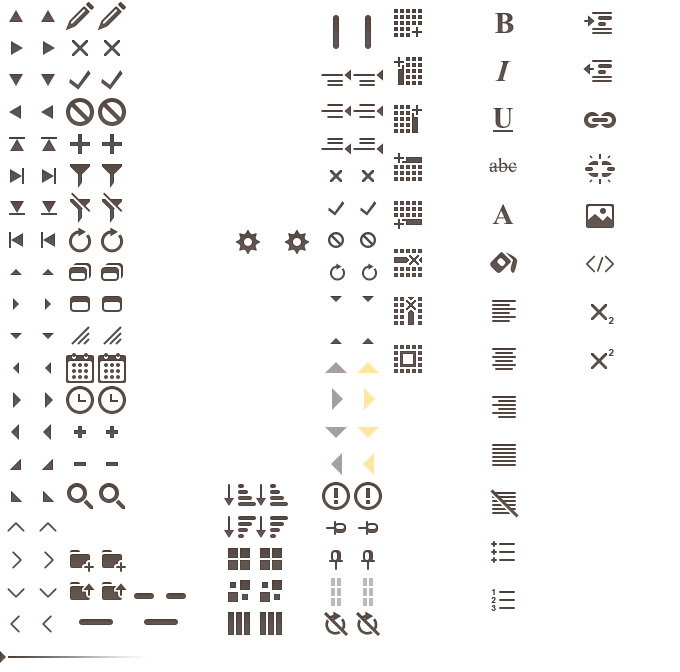
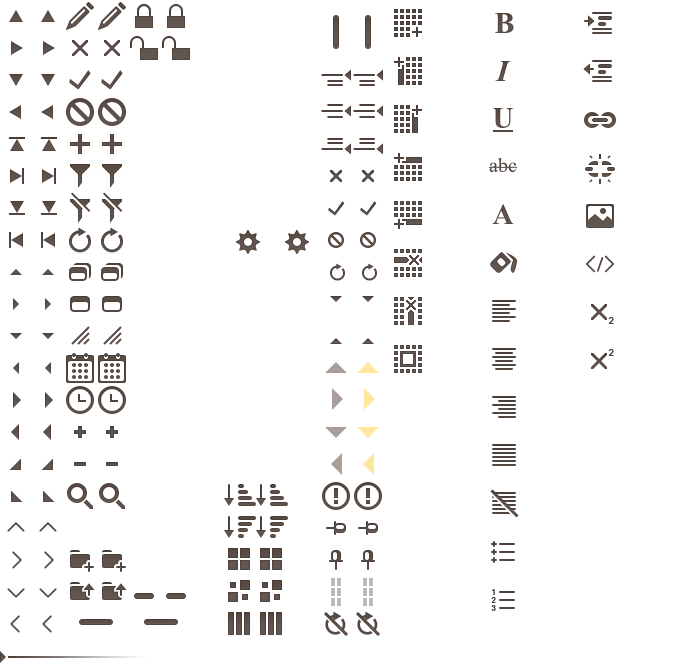
Layer changes from the first w=680, h=672 image to the second:
added group "Lock" with 5 layers above "table hover" over (130, 4, 190, 60)
added layer "unlcok hover" in group "Lock" over (162, 36, 190, 60)
added layer "unlcok" in group "Lock" over (130, 36, 158, 60)
added layer "lock-hover" in group "Lock" over (167, 4, 185, 28)
added layer "lock" in group "Lock" over (135, 4, 153, 28)
added layer "source" in group "Lock" over (135, 4, 153, 28)
